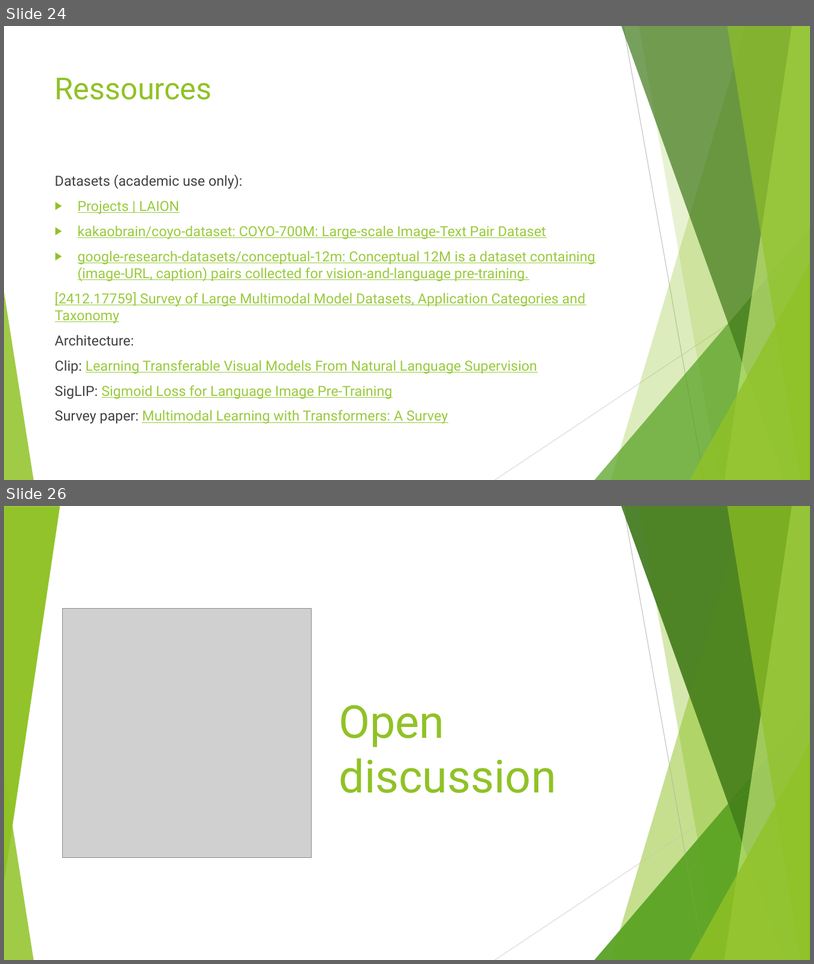
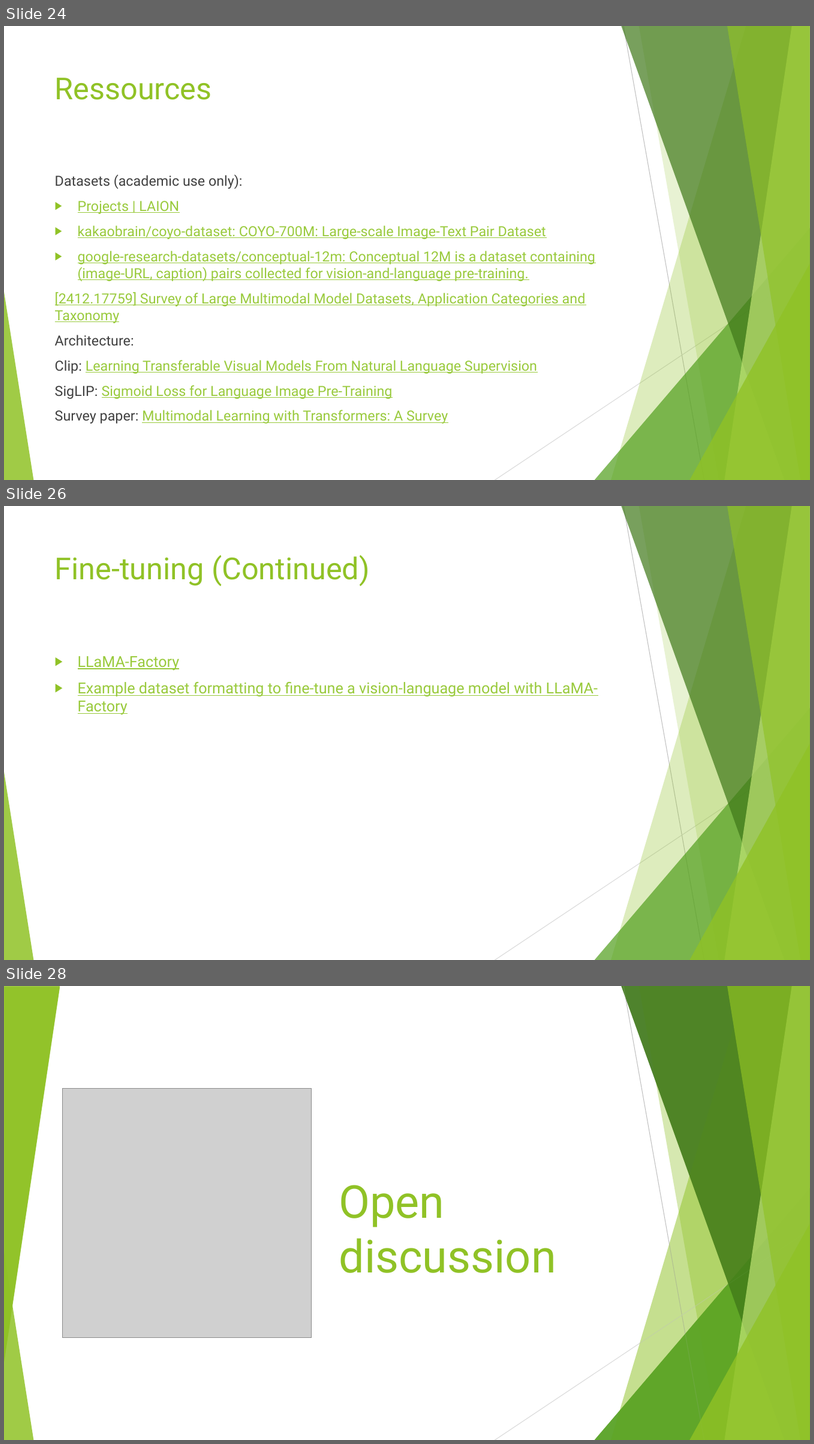
Before and after one commit to Mar-Dal/multimodal_pres, a slide deck: presentation/multimodal_presentation_2025-06-13.pptx. Shown one above the other, each under a label of ours: slides 24 and 26 before the commit, slides 24, 26 and 28 after it; the slides between them are not shown. The pictures are 814x964 and 814x1444 pixels, drawn with LibreOffice and Linux fonts; fonts in the diff are those of the drawing; grey boxes stand for pictures. Boxes give left, top, right and bottom in pixels: in the first picture for what was removed or moved away, otherwise in the second. Text is boxed around its words. In the diff, an @@ line names an element or a change of style, - is before the commit and + after.

```diff
--- a/presentation/multimodal_presentation_2025-06-13.pptx
+++ b/presentation/multimodal_presentation_2025-06-13.pptx
@@ slide 26 added at (4, 506, 810, 960), background #FFFFFF; not listed: 10 template elements that a slide beside it also shows @@
@@ title added at (55, 555, 369, 586), 36 pt, text #90C226 @@
+Fine-tuning (Continued)
@@ text added at (78, 656, 598, 715), 18 pt, text #99CA3C, underline @@
+▶ LLaMA-Factory
+▶ Example dataset formatting to fine-tune a vision-language model with LLaMA-Factory
@@ what was slide 26 is now slide 28 @@
```
Also in this commit, not shown: 1 slide changed, 1 other slide added.
